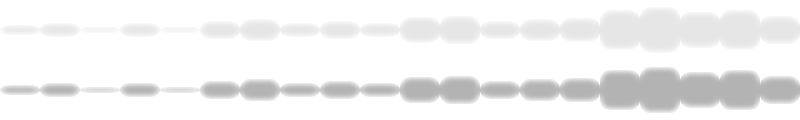
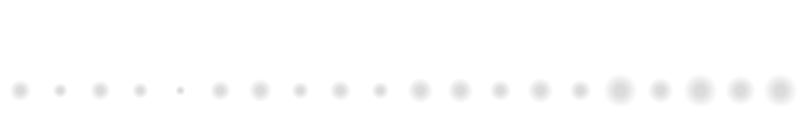
Revision of a layered 800x120 image; what changed, layer by layer:
added layer "Layer 7" (70%) above "Layer 5" over left=9, top=13, right=798, bottom=108
hid "Layer 3" over left=0, top=7, right=800, bottom=113
